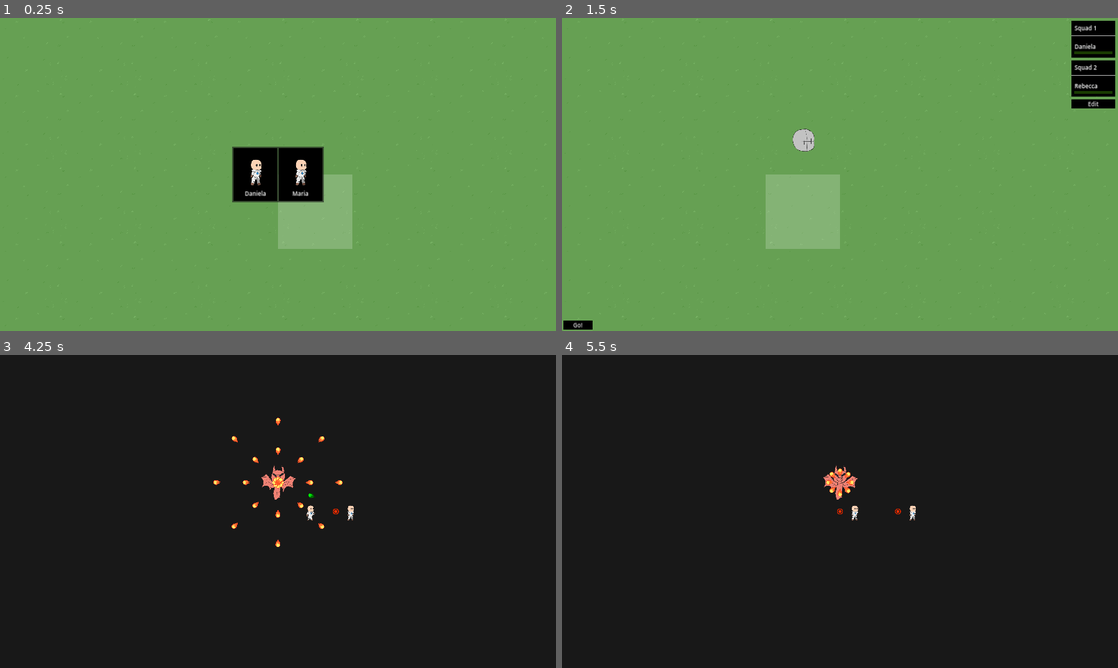
Above: before the commit, frames 1-4 (two rows, left to right).
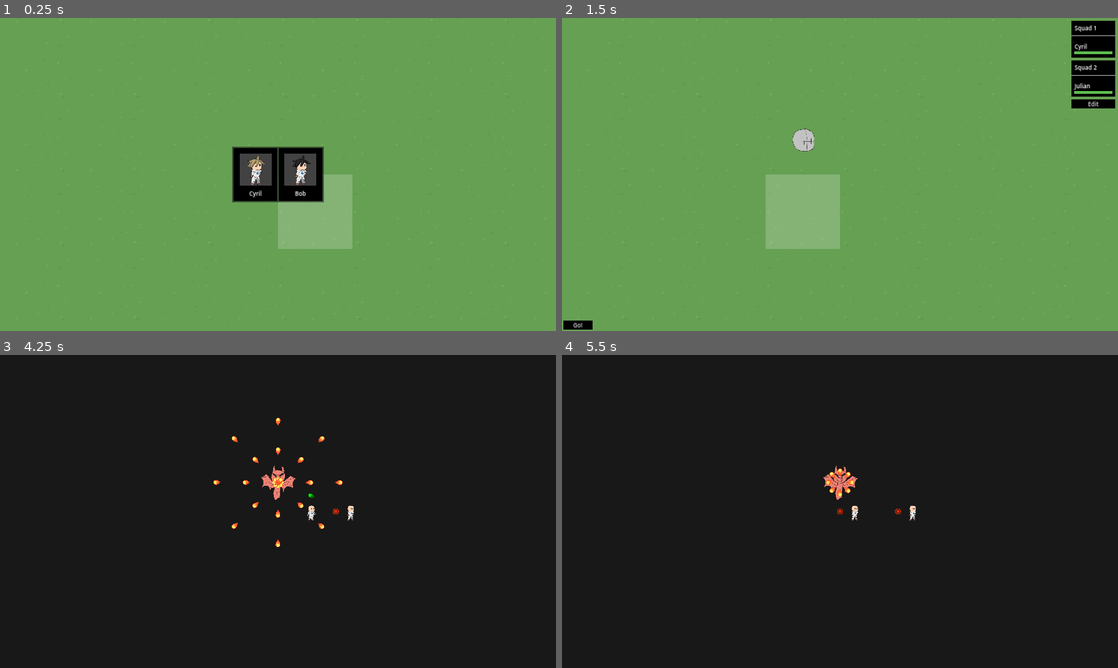
Above: after the commit, the same moments.

Repository: Hokome/BulletHellJam5
Game: Godot game, scene res://game.tscn
Two runs of this game, one before a commit and one after it. Both use one fixed random seed, a clock stepped at 60 frames per second and the inputs below.
Inputs (mouse positions are in pixels of both pictures, inside the frame that each line leads up to):
- Up to frame 1 (0.25 s): no input
- Up to frame 2 (1.5 s): click (817, 174) at 0.52 s; click (817, 174) at 1.27 s
- Up to frame 3 (4.25 s): click "Go!" at 2 s; tap Enter at 2.75 s; move the mouse to (278, 511) at 2.77 s; click (278, 511) at 2.85 s; move the mouse to (333, 511) at 3.52 s; right-click (333, 511) at 3.6 s; click (333, 511) at 3.67 s
- Up to frame 4 (5.5 s): move the mouse to (895, 442) at 4.27 s; click (895, 442) at 4.35 s; click "Go!" at 5 s

The runs differ from the first frame. In frame 1, 1.0% of the frame differs, in the area x 43-57%, y 43-58%; in frame 2, 0.2%; in frame 3, less than 0.1%; in frame 4, nothing differs.
Error before the commit: Invalid access to property or key 'max_hp' on a base object of type 'RefCounted (Unit)'. (res://ui/unit_ui.gd:13)

Commit message:
Hairstyle display

Diff:
--- a/map/map.gd
+++ b/map/map.gd
@@ -81,7 +81,7 @@
 	is_selecting_new_unit = true
 
 	for i in 2:
-		var starter_units: Array[UM.Unit] = [UM.Unit.create_random(), UM.Unit.create_random()]
+		var starter_units: Array[UM.Unit] = [um.create_random_unit(), um.create_random_unit()]
 
 		map_ui.display_new_units(starter_units)
 
--- a/ui/new_unit_info.tscn
+++ b/ui/new_unit_info.tscn
@@ -1,15 +1,20 @@
-[gd_scene load_steps=6 format=3 uid="uid://cjgt6o7osy4s"]
+[gd_scene load_steps=8 format=3 uid="uid://cjgt6o7osy4s"]
 
 [ext_resource type="Theme" uid="uid://c4511mdsphtiy" path="res://ui/main_theme.tres" id="1_hpeeg"]
 [ext_resource type="Script" path="res://ui/unit_ui.gd" id="2_ln28w"]
 [ext_resource type="Texture2D" uid="uid://dtuhcjag2ck76" path="res://units/ally/unit.png" id="3_8f3qg"]
 [ext_resource type="Theme" uid="uid://jlx340yoo0en" path="res://ui/over_button.tres" id="4_at4av"]
+[ext_resource type="Texture2D" uid="uid://n805cvcuaeqt" path="res://units/ally/hair/hair_goku.png" id="4_rroah"]
 
 [sub_resource type="AtlasTexture" id="AtlasTexture_70qu3"]
 atlas = ExtResource("3_8f3qg")
 region = Rect2(0, 0, 256, 256)
 
-[node name="unit" type="PanelContainer" node_paths=PackedStringArray("name_label", "select_button")]
+[sub_resource type="AtlasTexture" id="AtlasTexture_8qqe1"]
+atlas = ExtResource("4_rroah")
+region = Rect2(0, 0, 256, 256)
+
+[node name="unit" type="PanelContainer" node_paths=PackedStringArray("name_label", "hair_image", "select_button")]
 custom_minimum_size = Vector2(300, 0)
 anchors_preset = 8
 anchor_left = 0.5
@@ -23,6 +28,7 @@
 theme = ExtResource("1_hpeeg")
 script = ExtResource("2_ln28w")
 name_label = NodePath("margin/vbox/name")
+hair_image = NodePath("margin/vbox/character_margin/hair")
 select_button = NodePath("select")
 
 [node name="margin" type="MarginContainer" parent="."]
@@ -42,9 +48,18 @@
 theme_override_constants/margin_right = 20
 theme_override_constants/margin_bottom = 20
 
+[node name="background" type="ColorRect" parent="margin/vbox/character_margin"]
+layout_mode = 2
+color = Color(0.259294, 0.259294, 0.259294, 1)
+
 [node name="character" type="TextureRect" parent="margin/vbox/character_margin"]
 layout_mode = 2
 texture = SubResource("AtlasTexture_70qu3")
+expand_mode = 5
+
+[node name="hair" type="TextureRect" parent="margin/vbox/character_margin"]
+layout_mode = 2
+texture = SubResource("AtlasTexture_8qqe1")
 expand_mode = 5
 
 [node name="name" type="Label" parent="margin/vbox"]
--- a/ui/unit_ui.gd
+++ b/ui/unit_ui.gd
@@ -3,12 +3,21 @@
 
 @export var name_label: Label
 @export var hp_bar: ProgressBar
+@export var hair_image: TextureRect
 
 @export var select_button: Button
 
 func assign_unit(unit: UM.Unit):
 	name_label.text = unit.name
 
+	if hair_image:
+		hair_image.modulate = unit.hair_color
+		var path = unit.hair_style.resource_path.trim_suffix("_frames.tres") + ".png"
+		var atlas := hair_image.texture as AtlasTexture
+		atlas = atlas.duplicate()
+		atlas.atlas = load(path)
+		hair_image.texture = atlas
+
 	if hp_bar:
-		hp_bar.max_value = unit.max_hp
+		hp_bar.max_value = unit.get_max_hp()
 		hp_bar.value = unit.hp
--- /dev/null
+++ b/units/ally/hair/hair_goku_frames.tres
@@ -0,0 +1,28 @@
+[gd_resource type="SpriteFrames" load_steps=3 format=3 uid="uid://dtflyc0m6vvld"]
+
+[ext_resource type="Texture2D" uid="uid://n805cvcuaeqt" path="res://units/ally/hair/hair_goku.png" id="1_7q6ck"]
+
+[sub_resource type="AtlasTexture" id="AtlasTexture_mygn7"]
+atlas = ExtResource("1_7q6ck")
+region = Rect2(0, 0, 256, 256)
+
+[resource]
+animations = [{
+"frames": [],
+"loop": true,
+"name": &"attack",
+"speed": 5.0
+}, {
+"frames": [{
+"duration": 1.0,
+"texture": SubResource("AtlasTexture_mygn7")
+}],
+"loop": true,
+"name": &"idle",
+"speed": 5.0
+}, {
+"frames": [],
+"loop": true,
+"name": &"run",
+"speed": 5.0
+}]
--- /dev/null
+++ b/units/ally/hair/hair_short_frames.tres
@@ -0,0 +1,36 @@
+[gd_resource type="SpriteFrames" load_steps=5 format=3 uid="uid://b7xbm3hpw8ffq"]
+
+[ext_resource type="Texture2D" uid="uid://n805cvcuaeqt" path="res://units/ally/hair/hair_goku.png" id="1_i6y78"]
+[ext_resource type="Texture2D" uid="uid://bgunenu2ctmqm" path="res://units/ally/hair/hair_short.png" id="2_pskhb"]
+
+[sub_resource type="AtlasTexture" id="AtlasTexture_mygn7"]
+atlas = ExtResource("1_i6y78")
+region = Rect2(0, 0, 256, 256)
+
+[sub_resource type="AtlasTexture" id="AtlasTexture_0nnao"]
+atlas = ExtResource("2_pskhb")
+region = Rect2(0, 0, 256, 256)
+
+[resource]
+animations = [{
+"frames": [],
+"loop": true,
+"name": &"attack",
+"speed": 5.0
+}, {
+"frames": [{
+"duration": 1.0,
+"texture": SubResource("AtlasTexture_mygn7")
+}, {
+"duration": 1.0,
+"texture": SubResource("AtlasTexture_0nnao")
+}],
+"loop": true,
+"name": &"idle",
+"speed": 5.0
+}, {
+"frames": [],
+"loop": true,
+"name": &"run",
+"speed": 5.0
+}]
--- a/units/ally/unit_controller.gd
+++ b/units/ally/unit_controller.gd
@@ -22,8 +22,10 @@
 func import_unit(info: UM.Unit):
 	unit_info = info
 
-	$health.max_value = unit_info.max_hp
+	$health.max_value = unit_info.get_max_hp()
 	$health.value = unit_info.hp
+
+	speed = info.get_speed()
 
 	unit_info.marked_delete = true
 
--- a/units/um.tscn
+++ b/units/um.tscn
@@ -1,7 +1,10 @@
-[gd_scene load_steps=2 format=3 uid="uid://dotqievq6vu1x"]
+[gd_scene load_steps=4 format=3 uid="uid://dotqievq6vu1x"]
 
 [ext_resource type="Script" path="res://units/unit_manager.gd" id="1_25nkn"]
+[ext_resource type="SpriteFrames" uid="uid://dtflyc0m6vvld" path="res://units/ally/hair/hair_goku_frames.tres" id="2_r0y83"]
+[ext_resource type="SpriteFrames" uid="uid://b7xbm3hpw8ffq" path="res://units/ally/hair/hair_short_frames.tres" id="3_06wpg"]
 
 [node name="um" type="Node"]
 script = ExtResource("1_25nkn")
-hair_colors = PackedColorArray(0.221665, 0.172173, 0.115206, 1)
+hair_colors = PackedColorArray(0.221665, 0.172173, 0.115206, 1, 0.764758, 0.675246, 0.482968, 1, 0.167356, 0.167356, 0.167356, 1, 0.615407, 0.615407, 0.615407, 1)
+hair_styles = Array[SpriteFrames]([ExtResource("2_r0y83"), ExtResource("3_06wpg")])
--- a/units/unit_manager.gd
+++ b/units/unit_manager.gd
@@ -114,7 +114,7 @@
 		if type == StatType.Vitality:
 			value = roundf(value)
 
-	func _to_string():
+	func type_to_string() -> String:
 		var type_s: String = "None"
 		match type:
 			StatType.Vitality:
@@ -125,7 +125,9 @@
 				type_s = "Damage"
 			StatType.Support:
 				type_s = "Support"
-
+		return type_s
+
+	func intensity_to_string() -> String:
 		var intensity_s: String = "None"
 		match intensity:
 			StatIntensity.Low:
@@ -134,9 +136,13 @@
 				intensity_s = "Med"
 			StatIntensity.High:
 				intensity_s = "High"
+		return intensity_s
+
+	func _to_string():
+		var type_s: String = type_to_string()
+		var intensity_s: String = intensity_to_string()
 
 		return "%s: %s (%s)" % [type_s, intensity_s, value]
-
 
 class Unit extends RefCounted:
 	var name: String
@@ -153,7 +159,39 @@
 	func remove_from_squad():
 		squad.remove_unit(self)
 
-	static func create_random() -> Unit:
+	func get_max_hp() -> float:
+		return stats[StatType.Vitality].value
+	func get_speed() -> float:
+		return stats[StatType.Mobility].value
+
+	func create_stat(type: StatType, initial: StatIntensity = StatIntensity.Low):
+		var stat := UnitStat.new()
+		stat.type = type
+		stat.intensity = initial
+		stats[type] = stat
+
+	func increment_stat(type: StatType) -> bool:
+		var stat: UnitStat = stats[type]
+		if stat.intensity == StatIntensity.High: return false
+		stat.intensity += 1
+		return true
+
+	func generate_stats(budget: int):
+		create_stat(StatType.Vitality)
+		create_stat(StatType.Mobility)
+		create_stat(StatType.Damage)
+		create_stat(StatType.Support, StatIntensity.None)
+
+		while budget:
+			var stat = randi_range(1, 4)
+			if increment_stat(stat): budget -= 1
+
+		for stat in stats.values():
+			stat.generate_precise()
+
+		print(stats)
+
+func create_random_unit() -> Unit:
 		var unit := Unit.new()
 		var is_male: bool = randi() % 2;
 		if is_male:
@@ -161,49 +199,16 @@
 		else:
 			unit.name = FEMININE_NAMES.pick_random()
 
-		var hair_style_index = 0
-		var hair_color_index = 0
-		#unit.hair_style = um.hair_styles[hair_style_index]
-		unit.hair_color = um.hair_colors[hair_color_index]
+		var hair_style_index = randi_range(0, hair_styles.size() - 1)
+		var hair_color_index = randi_range(0, hair_colors.size() -1)
+		unit.hair_style = hair_styles[hair_style_index]
+		unit.hair_color = hair_colors[hair_color_index]
 
 		unit.generate_stats(3)
 
 		unit.hp = unit.get_max_hp()
 
 		return unit
-
-	func get_max_hp() -> float:
-		return stats[StatType.Vitality].value
-	func get_speed() -> float:
-		return stats[StatType.Mobility].value
-
-	func create_stat(type: StatType, initial: StatIntensity = StatIntensity.Low):
-		var stat := UnitStat.new()
-		stat.type = type
-		stat.intensity = initial
-		stats[type] = stat
-
-	func increment_stat(type: StatType) -> bool:
-		var stat: UnitStat = stats[type]
-		if stat.intensity == StatIntensity.High: return false
-		stat.intensity += 1
-		return true
-
-	func generate_stats(budget: int):
-		create_stat(StatType.Vitality)
-		create_stat(StatType.Mobility)
-		create_stat(StatType.Damage)
-		create_stat(StatType.Support, StatIntensity.None)
-
-		while budget:
-			var stat = randi_range(1, 4)
-			if increment_stat(stat): budget -= 1
-
-		for stat in stats.values():
-			stat.generate_precise()
-
-		print(stats)
-
 func create_squad() -> Squad:
 	var squad: Squad = Squad.new()
 	full_squad_dictionary[next_id] = squad
Binary file removed: units/ally/hair.png
Renamed: units/ally/hair/gokuhair.png -> units/ally/hair/hair_goku.png
Not shown, changed: units/ally/hair/hair_goku.png.import
Not shown, added: units/ally/hair/hair_short.png.import
